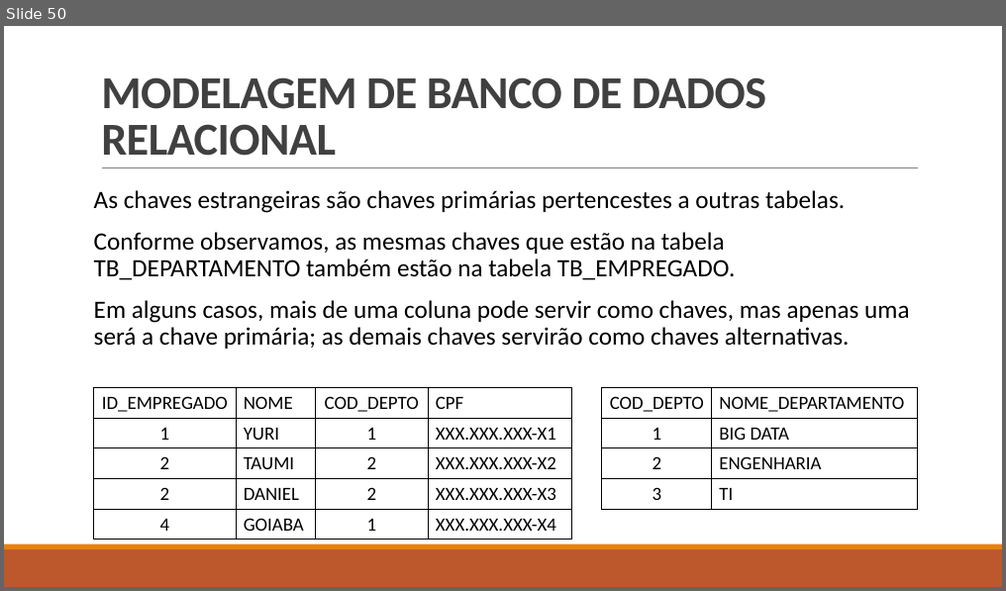
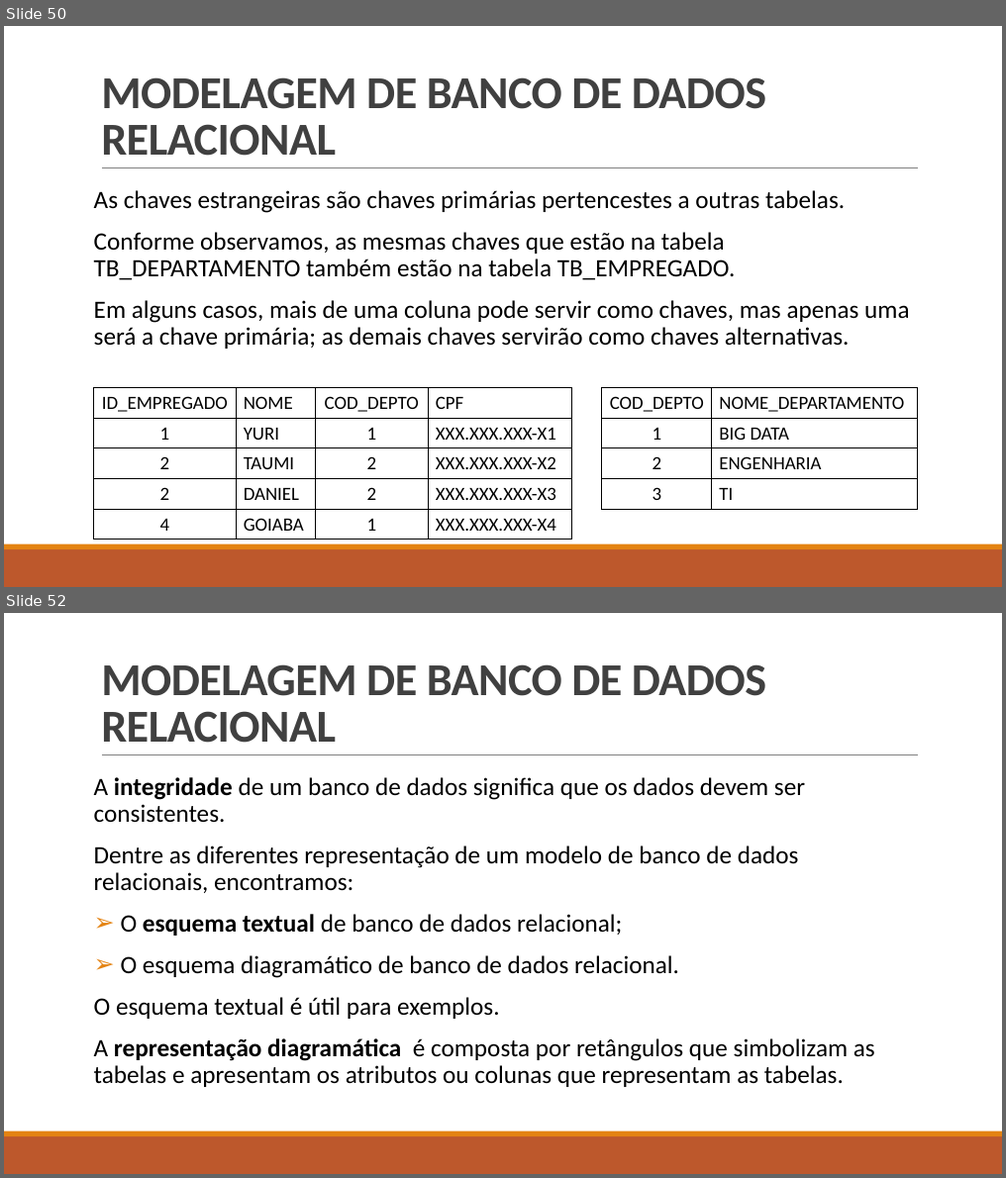
Before and after one commit to LucasHerculanoAmaro/Minhas-Aulas, a slide deck: Euripedes Simões de Paula/Banco de Dados/Aula 5/Projeto de banco de dados.pptx. Shown one above the other, each under a label of ours: slide 50 before the commit, slides 50 and 52 after it; the slides between them are not shown. The pictures are 1006x591 and 1006x1178 pixels, drawn with LibreOffice and Linux fonts; fonts in the diff are those of the drawing. Boxes give left, top, right and bottom in pixels: in the first picture for what was removed or moved away, otherwise in the second. Text is boxed around its words. In the diff, an @@ line names an element or a change of style, - is before the commit and + after.

Commit message:
Terminando a aula 5 de banco de dados e adicionando aula de dispositivos móveis

```diff
--- a/Euripedes Simões de Paula/Banco de Dados/Aula 5/Projeto de banco de dados.pptx
+++ b/Euripedes Simões de Paula/Banco de Dados/Aula 5/Projeto de banco de dados.pptx
@@ slide 52 added at [4,613,1002,1174], background #FFFFFF; not listed: 3 template elements that a slide beside it also shows @@
@@ title added at [101,664,766,743], 44 pt, text #404040, bold @@
+MODELAGEM DE BANCO DE DADOS RELACIONAL
@@ text added at [94,770,918,1129], fill #FFFFFF, outline #FFFFFF 1.25 pt, 24 pt, text #000000 @@
+A integridade de um banco de dados significa que os dados devem ser consistentes.
+Dentre as diferentes representação de um modelo de banco de dados relacionais, encontramos:
+➢ O esquema textual de banco de dados relacional;
+➢ O esquema diagramático de banco de dados relacional.
+O esquema textual é útil para exemplos.
+A representação diagramática é composta por retângulos que simbolizam as tabelas e apresentam os atributos ou colunas que representam as tabelas.
```
Also in this commit, not shown: 2 slides changed, 4 other slides added, 5 other files.
